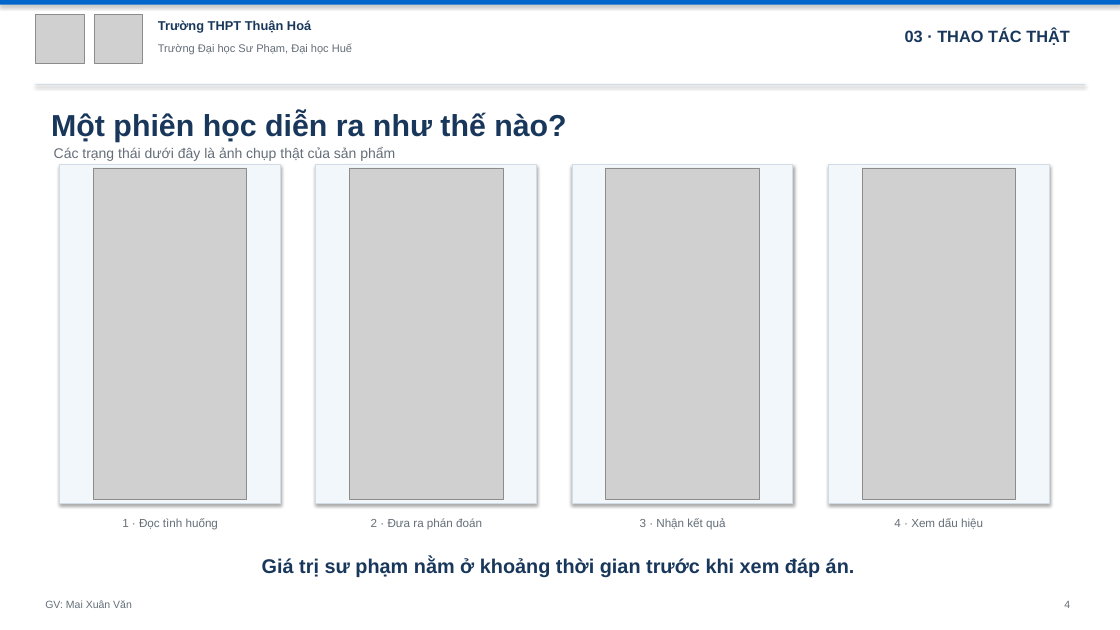
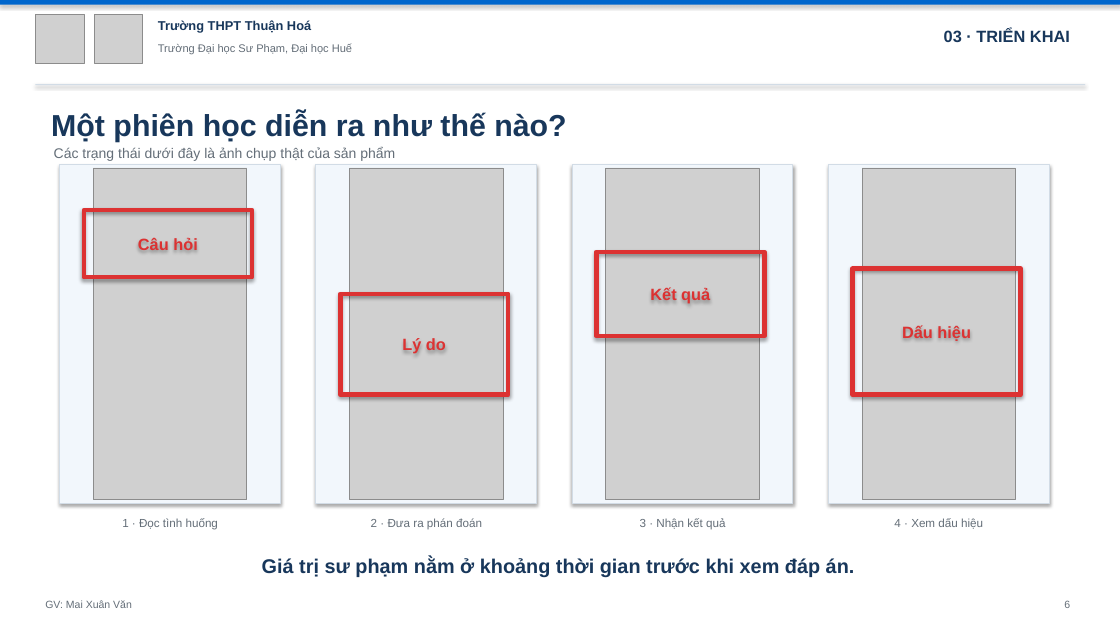
Before and after one commit to mxuanvan02/ainatomy, a slide deck: slide 6 of template_thuanhoa.pptx (slide 4 before the commit). Drawn at 1120x630 pixels with LibreOffice and Linux fonts; fonts in the diff are those of the drawing; grey boxes stand for pictures. Boxes give left, top, right and bottom in pixels: in the first picture for what was removed or moved away, otherwise in the second. Text is boxed around its words. In the diff, an @@ line names an element or a change of style, - is before the commit and + after.

```diff
--- a/template_thuanhoa.pptx
+++ b/template_thuanhoa.pptx
@@ text at (944, 29, 1070, 42): text changed @@
-03 · THAO TÁC THẬT
+03 · TRIỂN KHAI
@@ rectangle added at (84, 210, 252, 277), outline #DC3232 4 pt, 14 pt, text #DC3232, bold @@
+Câu hỏi
@@ rectangle added at (597, 252, 765, 336), outline #DC3232 4 pt, 14 pt, text #DC3232, bold @@
+Kết quả
@@ rectangle added at (853, 269, 1021, 395), outline #DC3232 4 pt, 14 pt, text #DC3232, bold @@
+Dấu hiệu
@@ rectangle added at (340, 294, 508, 395), outline #DC3232 4 pt, 14 pt, text #DC3232, bold @@
+Lý do
@@ text at (1064, 601, 1070, 608): text changed @@
-4
+6
```
Also in this commit, not shown: 11 other slides changed, 2 slides added, 3 other files.
